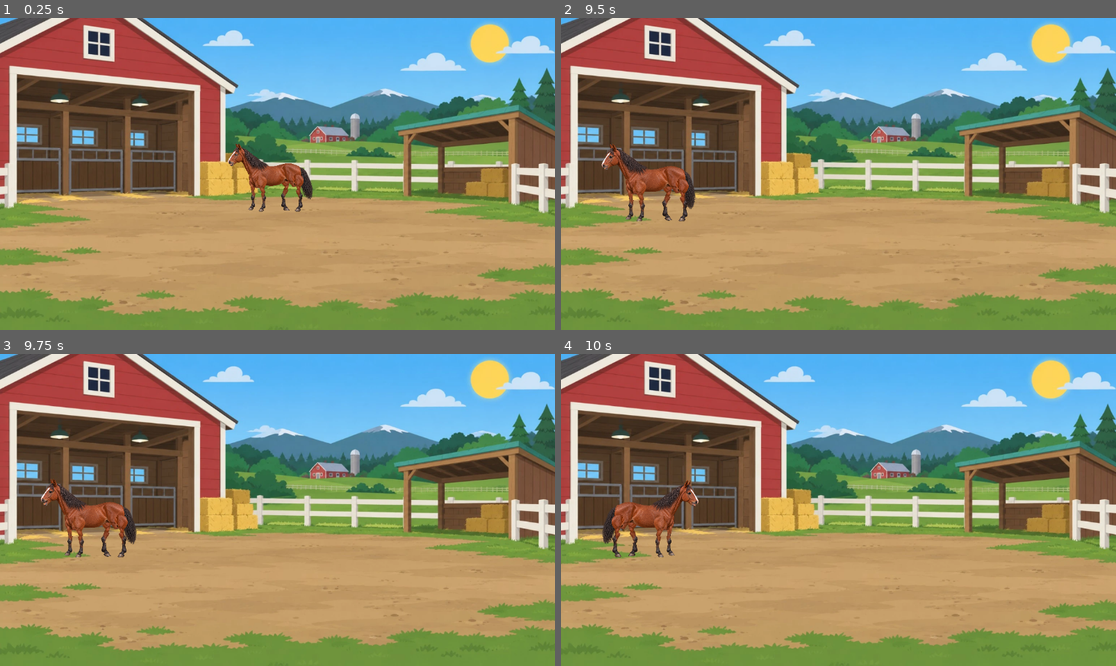
Above: before the commit, frames 1-4 (two rows, left to right).
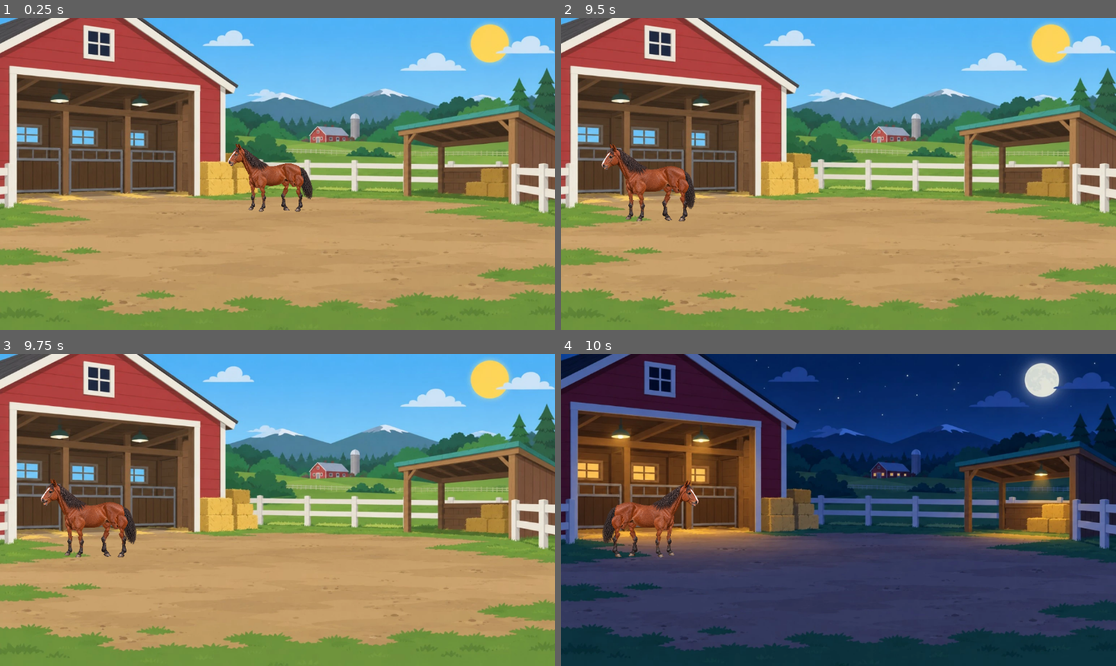
Above: after the commit, the same moments.

Repository: marceldubrig-hash/Pferd-und-Steve
Game: Godot game, scene res://scenes/main.tscn
Two runs of this game, one before a commit and one after it. Both use one fixed random seed, a clock stepped at 60 frames per second and the inputs below.
Inputs:
- Up to frame 1 (0.25 s): no input
- Up to frame 2 (9.5 s): no input
- Up to frame 3 (9.75 s): no input
- Up to frame 4 (10 s): no input

Frames 1-3 are identical in both runs. In frame 4, 90% of the frame differs, in the area x 0-100%, y 0-100%.

Commit message:
Aktualisieren von project.godot

Diff:
--- a/project.godot
+++ b/project.godot
@@ -14,3 +14,10 @@
 
 BackgroundMusic="*res://scripts/background_music.gd"
 HorseStats="*res://scripts/horse_stats.gd"
+
+
+[autoload]
+
+BackgroundMusic="*res://scripts/background_music.gd"
+HorseStats="*res://scripts/horse_stats.gd"
+DayNightManager="*res://scripts/day_night_manager.gd"
